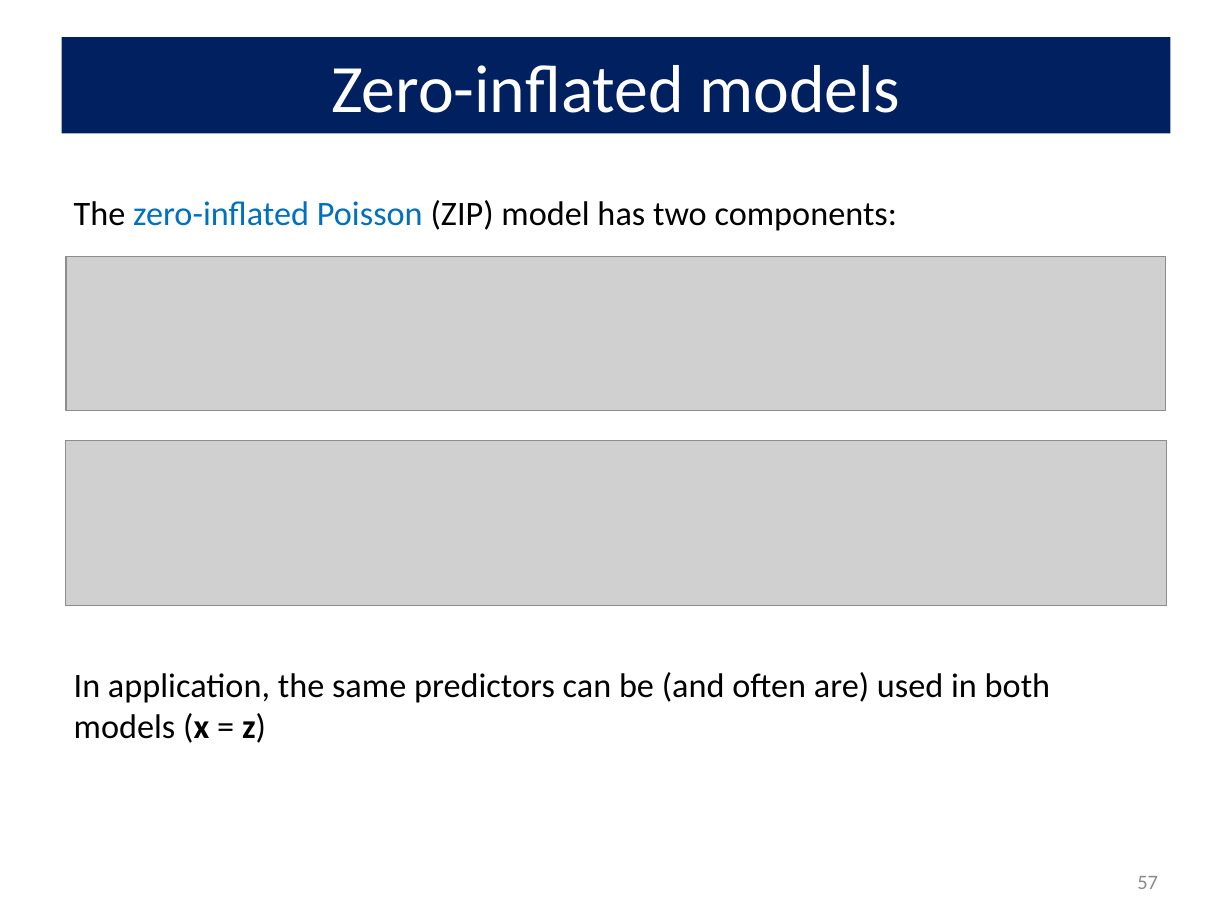
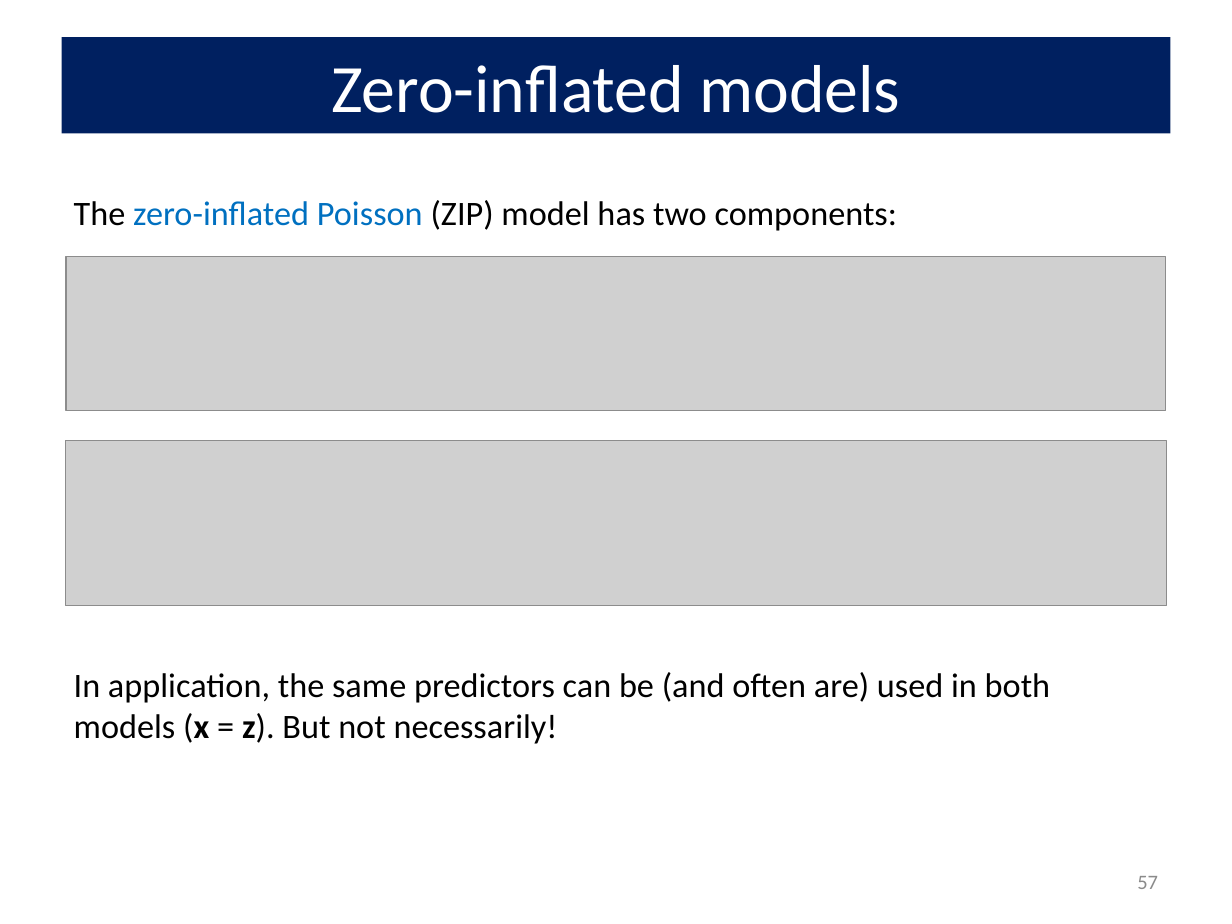
Before and after one commit to friendly/psy6136, a slide deck: slide 57 of docs/lectures/09-CountData.pptx. Drawn at 1232x924 pixels with LibreOffice and Linux fonts; fonts in the diff are those of the drawing; grey boxes stand for pictures. Boxes give left, top, right and bottom in pixels: in the first picture for what was removed or moved away, otherwise in the second. Text is boxed around its words. In the diff, an @@ line names an element or a change of style, - is before the commit and + after.

```diff
--- a/docs/lectures/09-CountData.pptx
+++ b/docs/lectures/09-CountData.pptx
@@ text at <box>74,672,1051,744</box>: text changed @@
-In application, the same predictors can be (and often are) used in both models (x = z)
+In application, the same predictors can be (and often are) used in both models (x = z). But not necessarily!
```
Also in this commit, not shown: 6 other slides changed, 11 other files.
